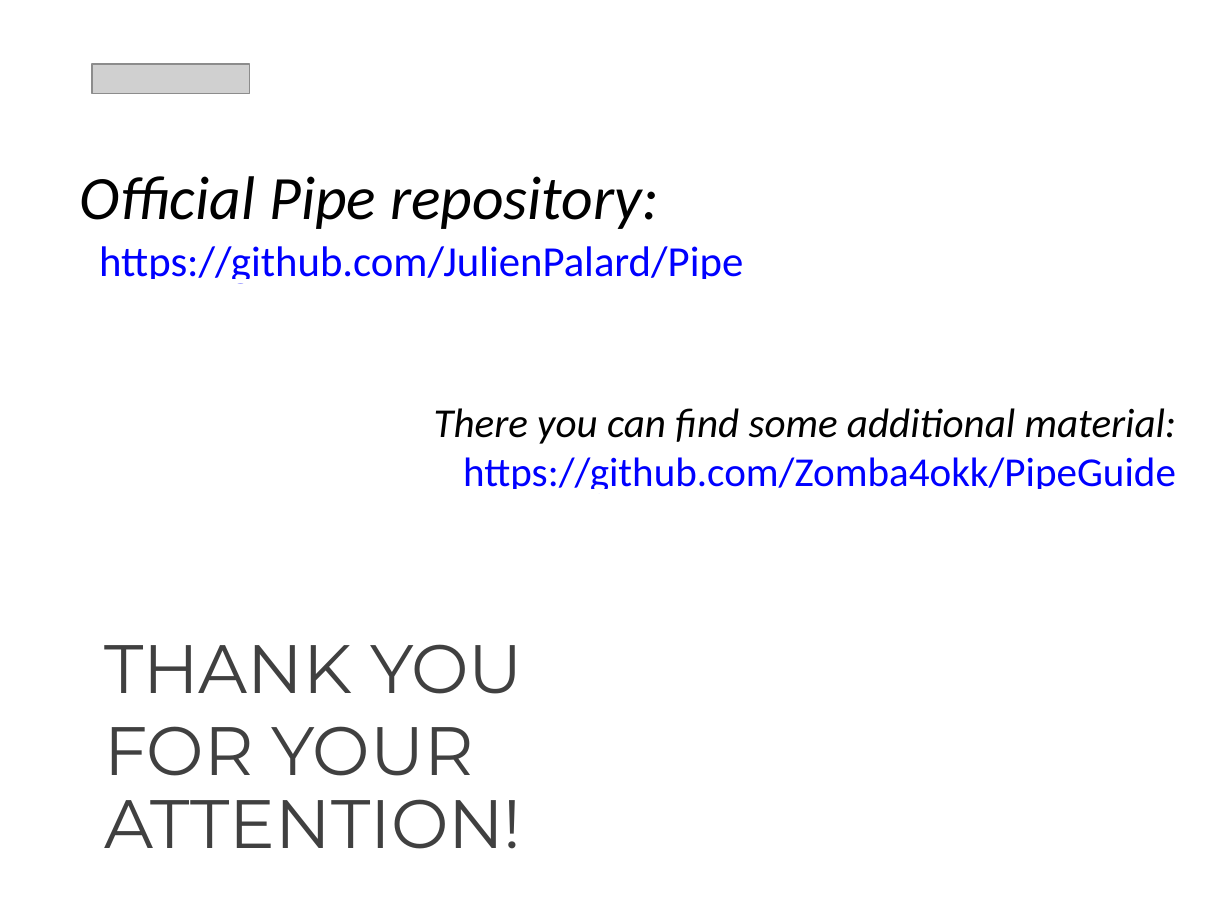
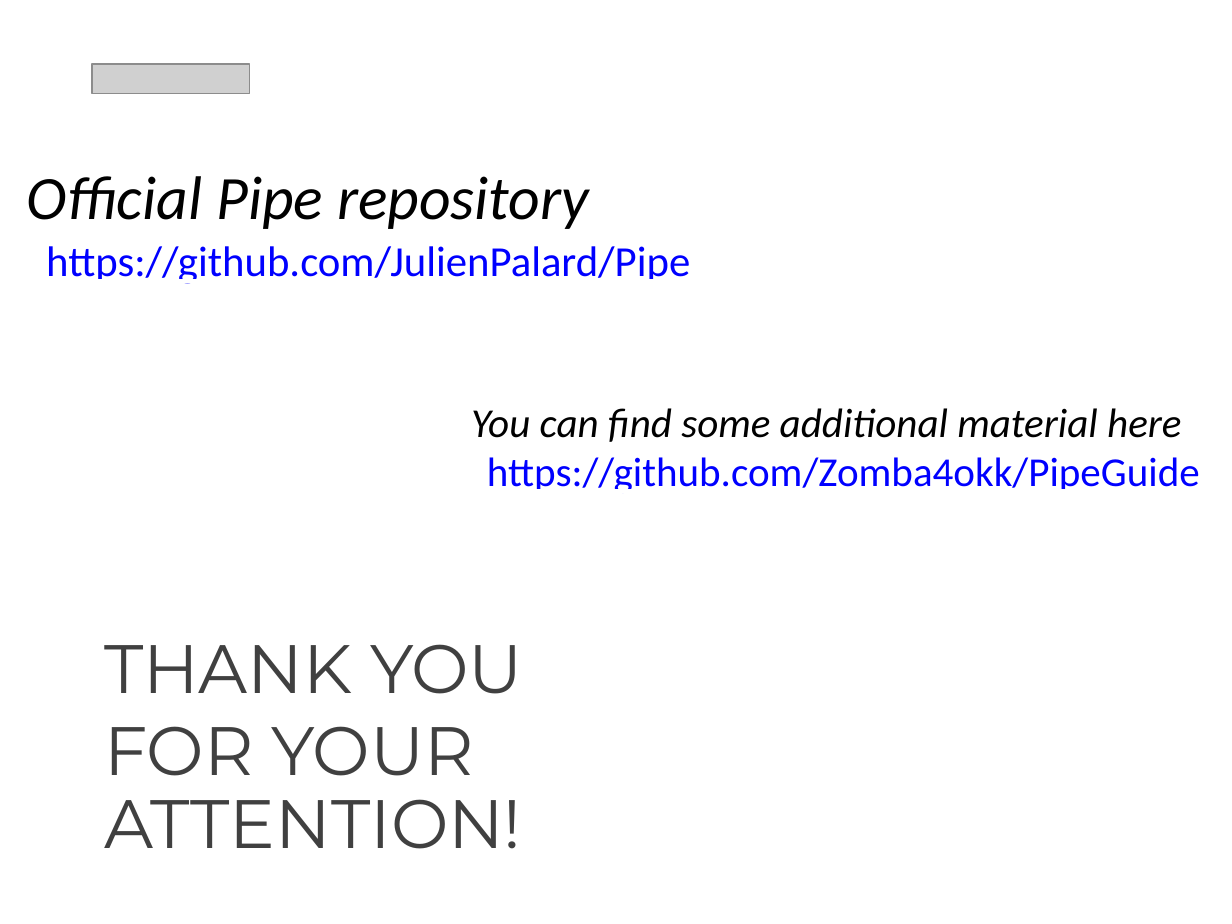
Before and after one commit to Zomba4okk/PipeGuide, a slide deck: slide 6 of presentationi_TechArt_python_pipe.pptx. Drawn at 1232x924 pixels with LibreOffice and Linux fonts; fonts in the diff are those of the drawing; grey boxes stand for pictures. Boxes give left, top, right and bottom in pixels: in the first picture for what was removed or moved away, otherwise in the second. Text is boxed around its words. In the diff, an @@ line names an element or a change of style, - is before the commit and + after.

Commit message:
Changed presentations

```diff
--- a/presentationi_TechArt_python_pipe.pptx
+++ b/presentationi_TechArt_python_pipe.pptx
@@ text "Official Pipe repository": place and size @@
-text "Official Pipe repository" at box(80, 176, 1176, 489)
+text "Official Pipe repository" at box(27, 176, 1200, 489)
@@ text at box(27, 176, 589, 229): text changed @@
-Official Pipe repository:
+Official Pipe repository
@@ text at box(471, 408, 1181, 442): text changed @@
-There you can find some additional material:
+You can find some additional material here
```
Also in this commit, not shown: 1 other slide changed, 1 other file.
